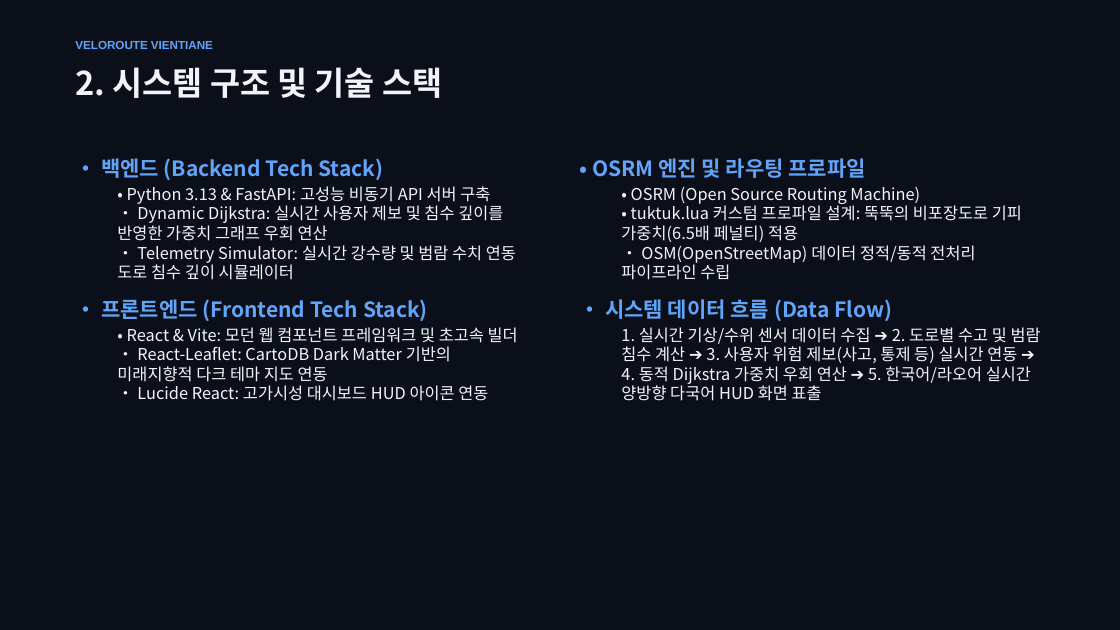
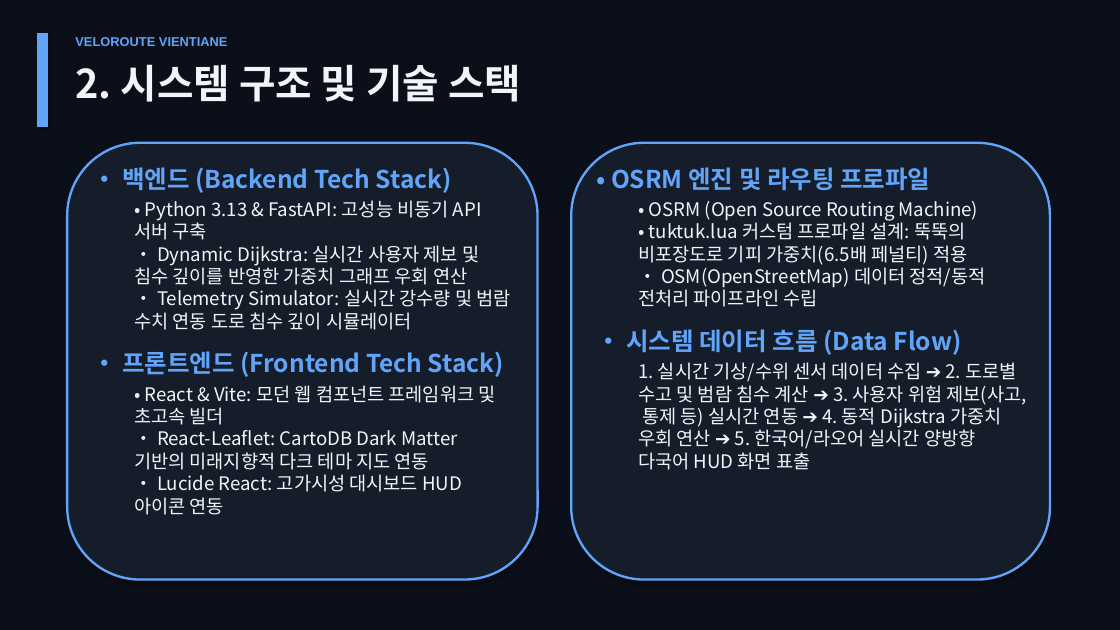
Before and after one commit to HTGAM/HackerThon_VeloRoute, a slide deck: slide 3 of VeloRoute_Vientiane_Presentation.pptx. Drawn at 1120x630 pixels with LibreOffice and Linux fonts; fonts in the diff are those of the drawing. Boxes give left, top, right and bottom in pixels: in the first picture for what was removed or moved away, otherwise in the second. Text is boxed around its words. In the diff, an @@ line names an element or a change of style, - is before the commit and + after.

Commit message:
design: upgrade app and ppt presentation visibility for hackathon booth

```diff
--- a/VeloRoute_Vientiane_Presentation.pptx
+++ b/VeloRoute_Vientiane_Presentation.pptx
@@ text "VELOROUTE VIENTIANE" at [75,37,228,46]: size 10 to 11 pt @@
@@ rectangle added at [38,34,48,126], fill #60A5FA, outline #60A5FA 1 pt @@
@@ text "2. 시스템 구조 및 기술 ..." at [75,64,521,102]: size 28 to 34 pt @@
@@ rounded rectangle added at [67,143,538,580], fill #151D2B, outline #60A5FA 2 pt @@
@@ rounded rectangle added at [571,143,1050,580], fill #151D2B, outline #60A5FA 2 pt @@
@@ text "• 백엔드 (Backend Tech Stack)": place and size @@
-text "• 백엔드 (Backend Tech Stack)" at [101,158,518,401]
+text "• 백엔드 (Backend Tech Stack)" at [122,167,510,515]
@@ text "• 백엔드 (Backend Tech Stack)" at [122,167,510,515]: size 18 to 21 pt in "• 백엔드 (Backend Tech Stack)", "• 프론트엔드 (Frontend Tech Stack)"; size 14 to 16 pt in "• Python 3.13 & FastAPI: 고성능 비동기 ...", "• React & Vite: 모던 웹 컴포넌트 ..."; more space between paragraphs @@
@@ text "• OSRM 엔진 및 라우팅 ...": place and size @@
-text "• OSRM 엔진 및 라우팅 ..." at [592,158,1041,401]
+text "• OSRM 엔진 및 라우팅 ..." at [611,167,1027,470]
@@ text "• OSRM 엔진 및 라우팅 ..." at [611,167,1027,470]: size 18 to 21 pt in "• OSRM 엔진 및 라우팅 프로파일", "• 시스템 데이터 흐름 (Data Flow)"; size 14 to 16 pt in "• OSRM (Open Source Routing Machine) • ...", "1. 실시간 기상/수위 센서 데이터 수집 ➔ ..."; more space between paragraphs @@
```
Also in this commit, not shown: 7 other slides changed, 6 other files.
